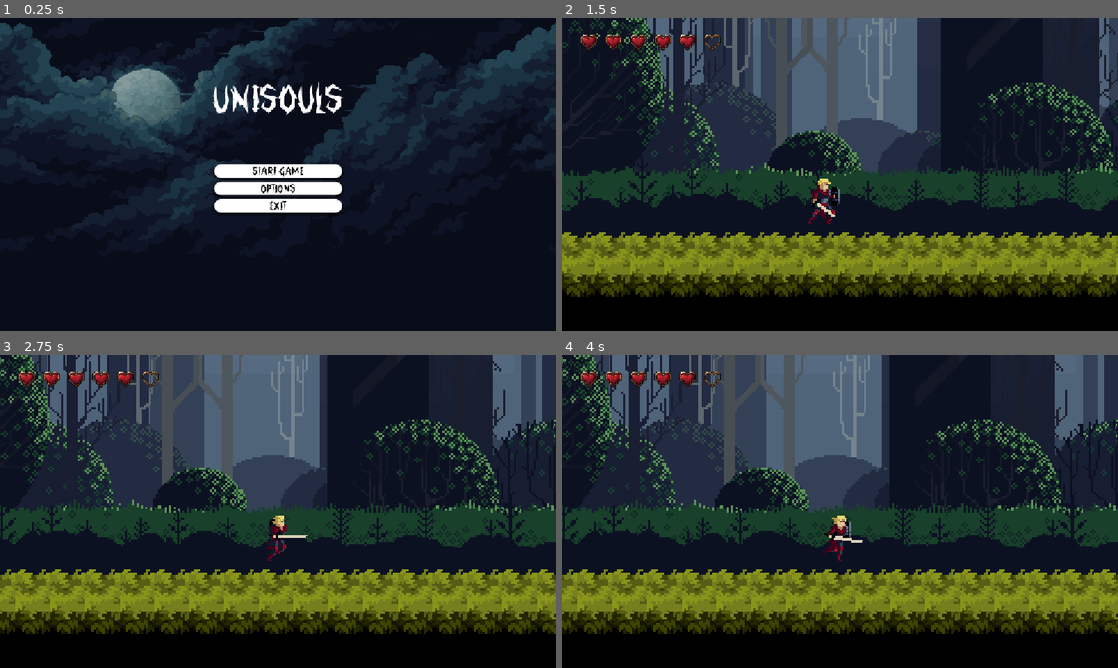
Above: before the commit, frames 1-4 (two rows, left to right).
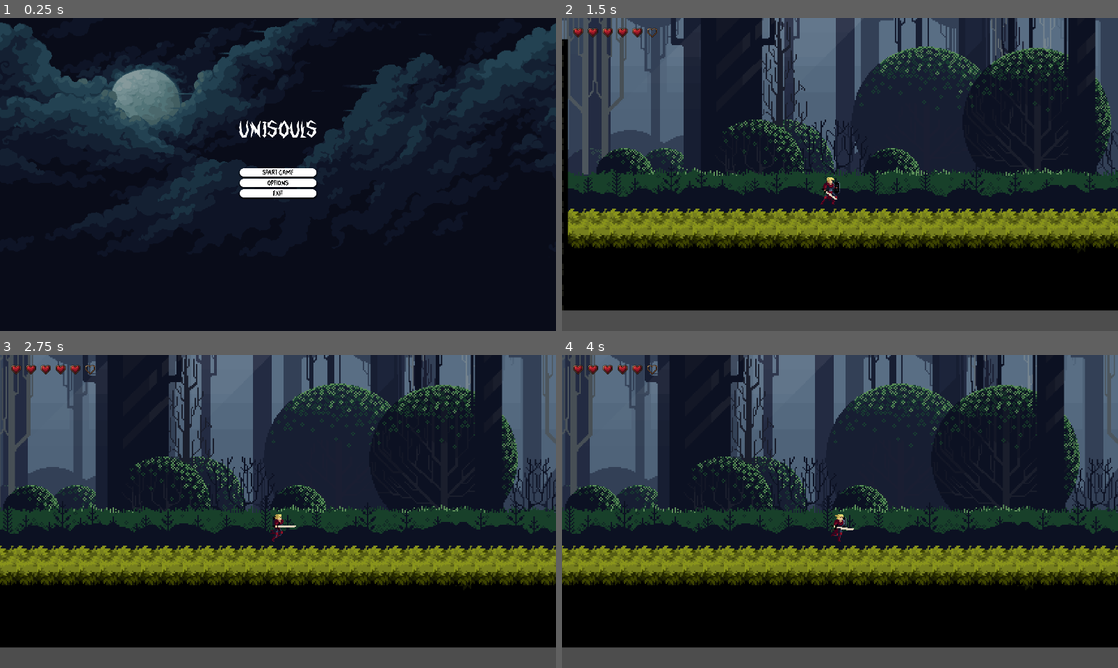
Above: after the commit, the same moments.

Repository: lmitsuol/UNISOULS
Game: Godot game, scene res://Menu/main_menu.tscn
The game is run twice, just before and just after one commit, with the same random seed, the same clock (stepped at 60 frames per second) and the same inputs.
Inputs:
- Up to frame 1 (0.25 s): no input
- Up to frame 2 (1.5 s): click "Start Game" at 0.5 s; hold Right (ui_right) from 1.28 s (still down); tap X (Atacar) at 1.35 s
- Up to frame 3 (2.75 s): keep holding Right (ui_right); tap Up (ui_up) at 1.52, 2.27 s; tap X (Atacar) at 2.1 s
- Up to frame 4 (4 s): release Right (ui_right) at 2.78 s; hold Left (ui_left) 2.78-3.53 s; tap X (Atacar) at 2.85, 3.6 s; hold Right (ui_right) from 3.53 s (still down); tap Up (ui_up) at 3.77 s

The runs differ from the first frame. In frame 1, 4.2% of the frame differs, in the area x 0-100%, y 0-68%; in frame 2, 66%, in the area x 0-100%, y 0-100%; in frame 3, 65%; in frame 4, 65%.

Commit message:
Fix: tela de intro cutscene

Diff:
--- a/uni-souls-main/Video/Intro.tscn
+++ b/uni-souls-main/Video/Intro.tscn
@@ -1,18 +1,18 @@
 [gd_scene load_steps=2 format=3 uid="uid://y3k1rfcq57b"]
 
-[sub_resource type="VideoStreamTheora" id="VideoStreamTheora_52ouu"]
-file = "res://Video/Vídeo-do-WhatsApp-de-2025-11-13-à_s_-20.09.24_76810c71_1.ogv"
+[ext_resource type="VideoStream" uid="uid://cldhmyccm2jdi" path="res://Video/IntroCutscene.ogv" id="1_dnot5"]
 
 [node name="Intro" type="Node2D"]
 
+[node name="Camera2D" type="Camera2D" parent="."]
+zoom = Vector2(0.49, 0.5)
+
 [node name="VideoStreamPlayer" type="VideoStreamPlayer" parent="."]
-anchors_preset = 10
-anchor_right = 1.0
-offset_left = 33.0
-offset_top = 17.0
-offset_right = 1835.0
-offset_bottom = 1025.0
-grow_horizontal = 2
+offset_left = -1963.0
+offset_top = -1077.0
+offset_right = 4573.6665
+offset_bottom = 2526.3333
 scale = Vector2(0.6, 0.6)
-stream = SubResource("VideoStreamTheora_52ouu")
+stream = ExtResource("1_dnot5")
 autoplay = true
+expand = true
--- a/uni-souls-main/project.godot
+++ b/uni-souls-main/project.godot
@@ -21,7 +21,9 @@
 
 [display]
 
-window/stretch/mode="canvas_items"
+window/size/viewport_width=1920
+window/size/viewport_height=1080
+window/stretch/mode="viewport"
 
 [input]
 
Not shown, added: uni-souls-main/Video/IntroCutscene.ogv.uid
Not shown, added: uni-souls-main/Video/IntroCutscene.ogv
